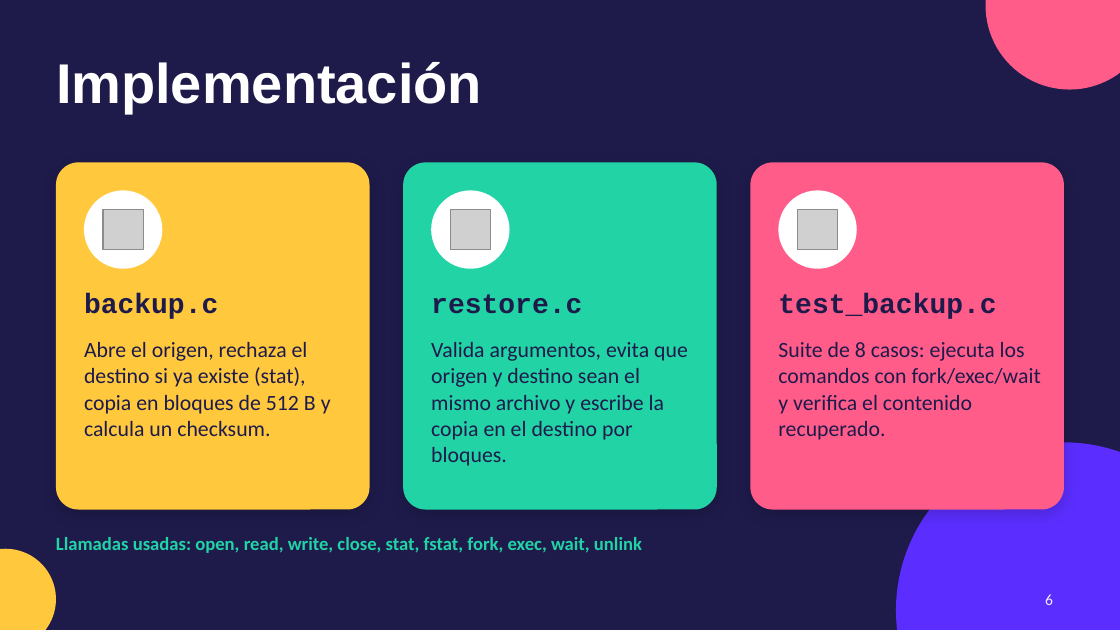
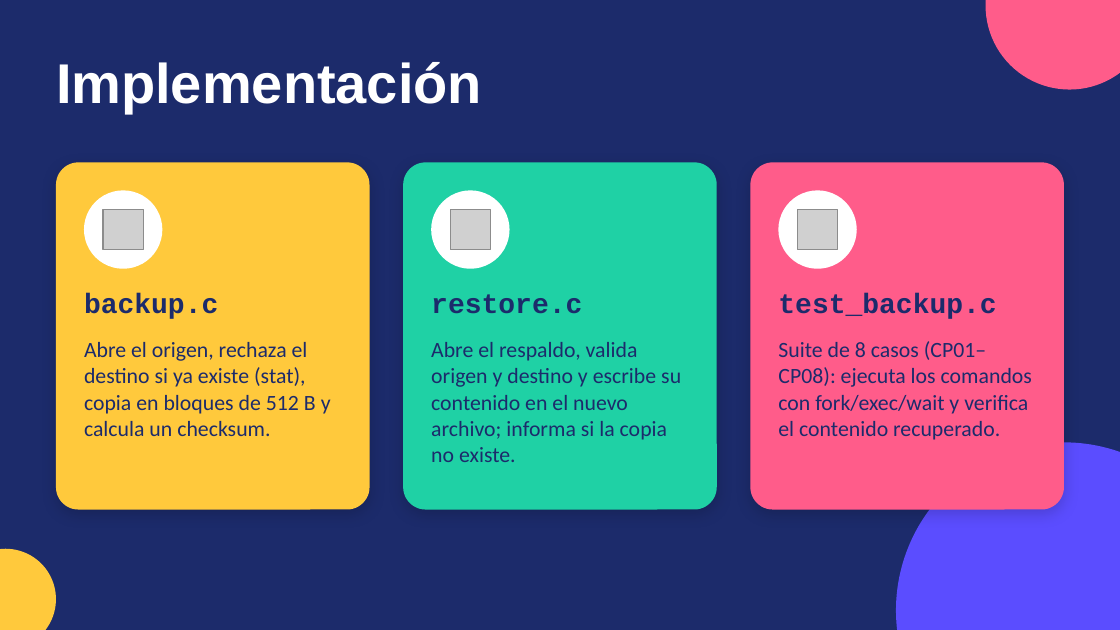
Before and after one commit to jhonatancarrillo/xv6-trabajoFinal, a slide deck: slide 8 of documentacion/restauracion_xv6_canva.pptx (slide 6 before the commit). Drawn at 1120x630 pixels with LibreOffice and Linux fonts; fonts in the diff are those of the drawing; grey boxes stand for pictures. Boxes give left, top, right and bottom in pixels: in the first picture for what was removed or moved away, otherwise in the second. Text is boxed around its words. In the diff, an @@ line names an element or a change of style, - is before the commit and + after.

```diff
--- a/documentacion/restauracion_xv6_canva.pptx
+++ b/documentacion/restauracion_xv6_canva.pptx
@@ background #1E1B4B to #1C2B6B @@
@@ rounded rectangle at <box>56,162,370,510</box>: fill #FFC83D to #FFC93C @@
@@ rounded rectangle at <box>403,162,717,510</box>: fill #22D3A6 to #1FD1A5 @@
@@ text colour #1E1B4B to #1C2B6B in 4 elements at <box>84,293,218,319</box>, <box>84,342,331,436</box>, <box>431,294,582,314</box>, <box>778,293,996,319</box> @@
@@ text at <box>431,342,681,462</box>: text changed; text colour #1E1B4B to #1C2B6B @@
-Valida argumentos, evita que origen y destino sean el mismo archivo y escribe la copia en el destino por bloques.
+Abre el respaldo, valida origen y destino y escribe su contenido en el nuevo archivo; informa si la copia no existe.
@@ text at <box>778,341,1032,440</box>: text changed; text colour #1E1B4B to #1C2B6B @@
-Suite de 8 casos: ejecuta los comandos con fork/exec/wait y verifica el contenido recuperado.
+Suite de 8 casos (CP01–CP08): ejecuta los comandos con fork/exec/wait y verifica el contenido recuperado.
@@ ellipse at <box>896,442,1120,630</box>: fill #5B2EFF to #5B4DFF @@
@@ text removed at <box>56,537,642,553</box> @@
-Llamadas usadas: open, read, write, close, stat, fstat, fork, exec, wait, unlink
@@ ellipse at <box>0,549,56,630</box>: fill #FFC83D to #FFC93C @@
@@ page number removed at <box>1045,594,1053,605</box> @@
-6
```
Also in this commit, not shown: 12 other slides changed, 6 slides added, 1 slide removed.
